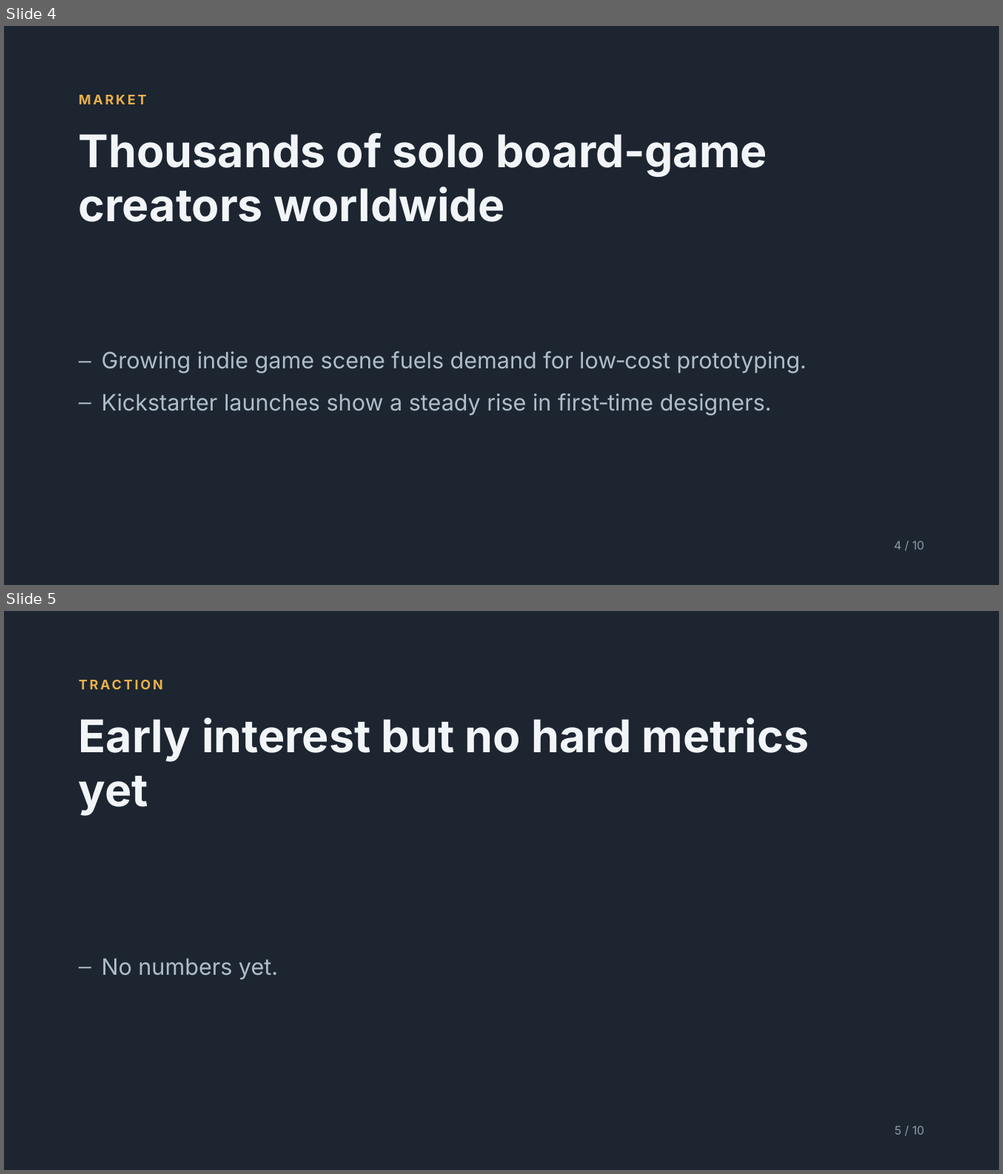
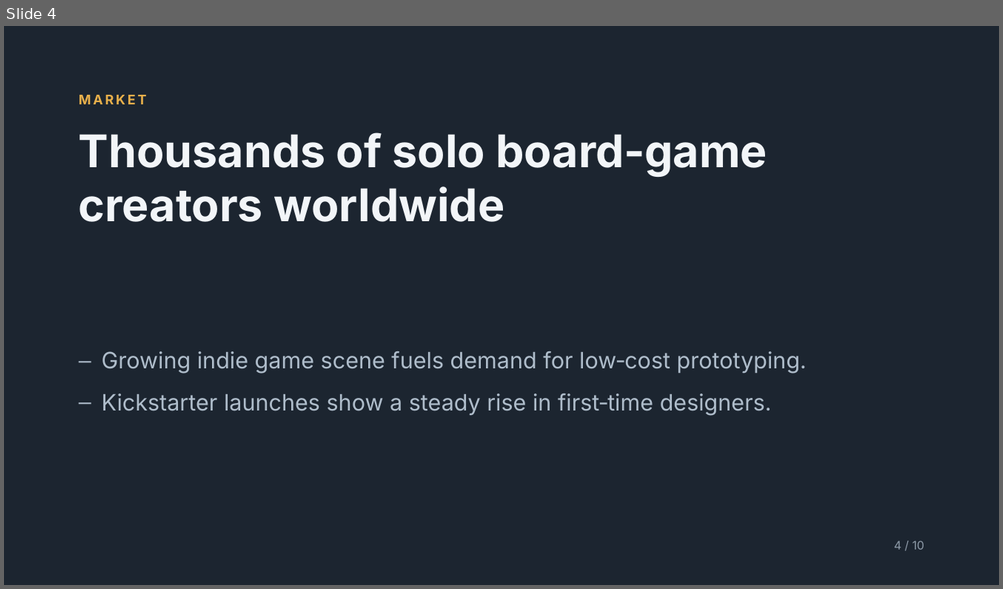
Before and after one commit to NullSecurity07/cubicle, a slide deck: app/showcase/files/decks/kindling-seed-pitch-deck-deck-v1.pptx. Shown one above the other, each under a label of ours: slides 4 and 5 before the commit, slide 4 after it. The pictures are 1003x1174 and 1003x589 pixels, drawn with LibreOffice and Linux fonts; fonts in the diff are those of the drawing. Boxes give left, top, right and bottom in pixels: in the first picture for what was removed or moved away, otherwise in the second. Text is boxed around its words. In the diff, an @@ line names an element or a change of style, - is before the commit and + after.

Commit message:
Give the Kindling showcase deck its own numbers and let the route choose each room's model: the traction slide now reads 12 beta users, 2 paying and €78 MRR off the wired Metrics card in the deck, its HTML, PDF and PowerPoint, and no room is pinned to Gemini any more

```diff
--- a/app/showcase/files/decks/kindling-seed-pitch-deck-deck-v1.pptx
+++ b/app/showcase/files/decks/kindling-seed-pitch-deck-deck-v1.pptx
@@ slide 5 removed at [4, 611, 999, 1170], background #1C2530 @@
@@ text removed at [79, 677, 924, 695] @@
-TRACTION
@@ text removed at [79, 718, 809, 816] @@
-Early interest but no hard metrics yet
@@ text removed at [102, 959, 278, 980] @@
-– No numbers yet.
@@ text removed at [894, 1126, 924, 1135] @@
-5 / 10
```
Also in this commit, not shown: 1 slide added, 5 other files.
